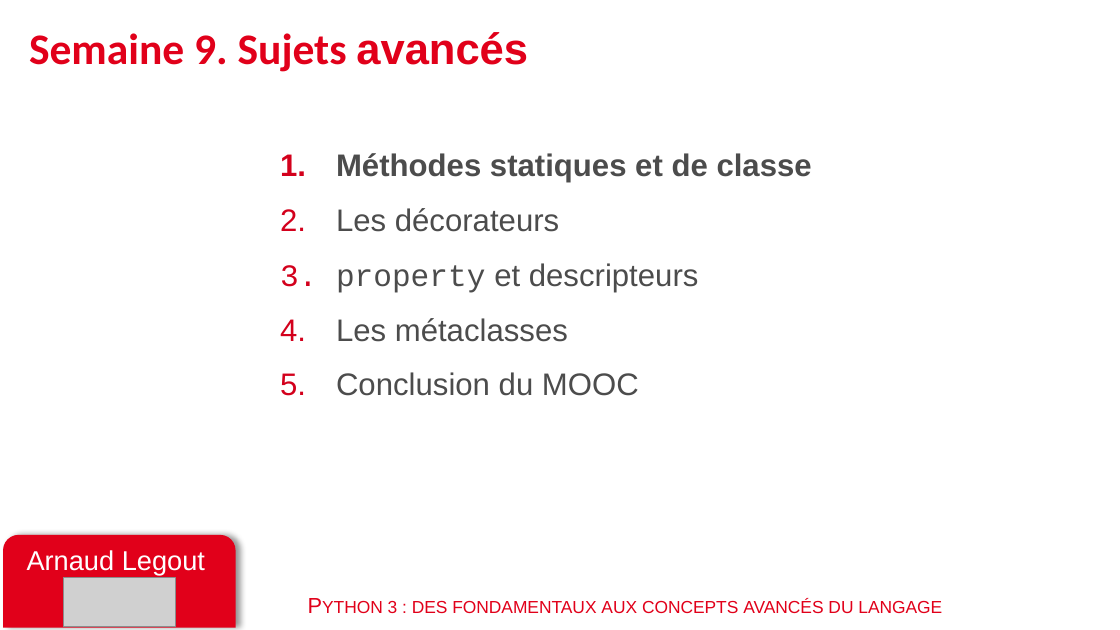
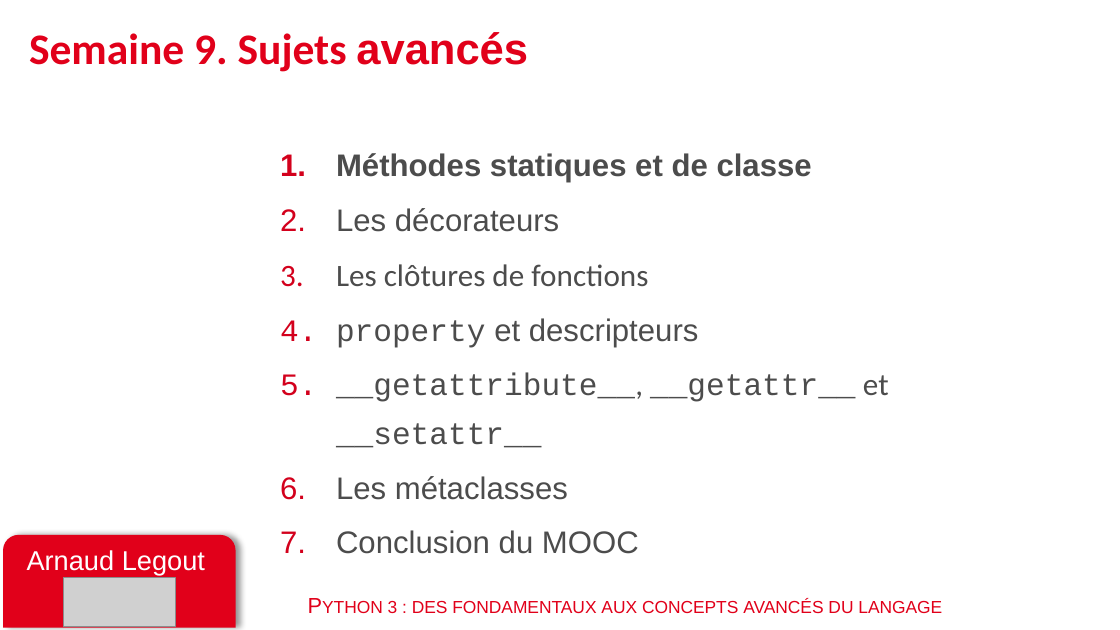
Before and after one commit to parmentelat/flotpython-archive, a slide deck: slide 27 of CONTENTS.pptx. Drawn at 1120x630 pixels with LibreOffice and Linux fonts; fonts in the diff are those of the drawing; grey boxes stand for pictures. Boxes give left, top, right and bottom in pixels: in the first picture for what was removed or moved away, otherwise in the second. Text is boxed around its words. In the diff, an @@ line names an element or a change of style, - is before the commit and + after.

Commit message:
mise à jour du plan de la semaine 9

```diff
--- a/CONTENTS.pptx
+++ b/CONTENTS.pptx
@@ text at <box>336,264,648,286</box>: paragraph added @@
+3. Les clôtures de fonctions
@@ text at <box>336,373,889,448</box>: paragraph added @@
+5. __getattribute__, __getattr__ et __setattr__
```
Also in this commit, not shown: 2 other files.
